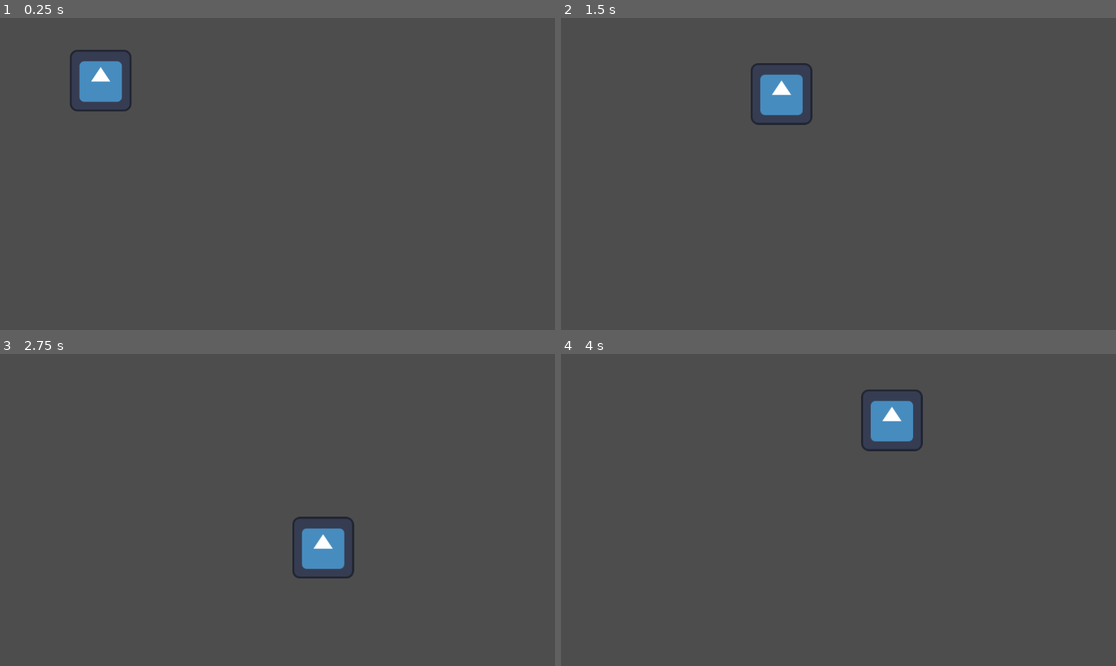
Above: before the commit, frames 1-4 (two rows, left to right).
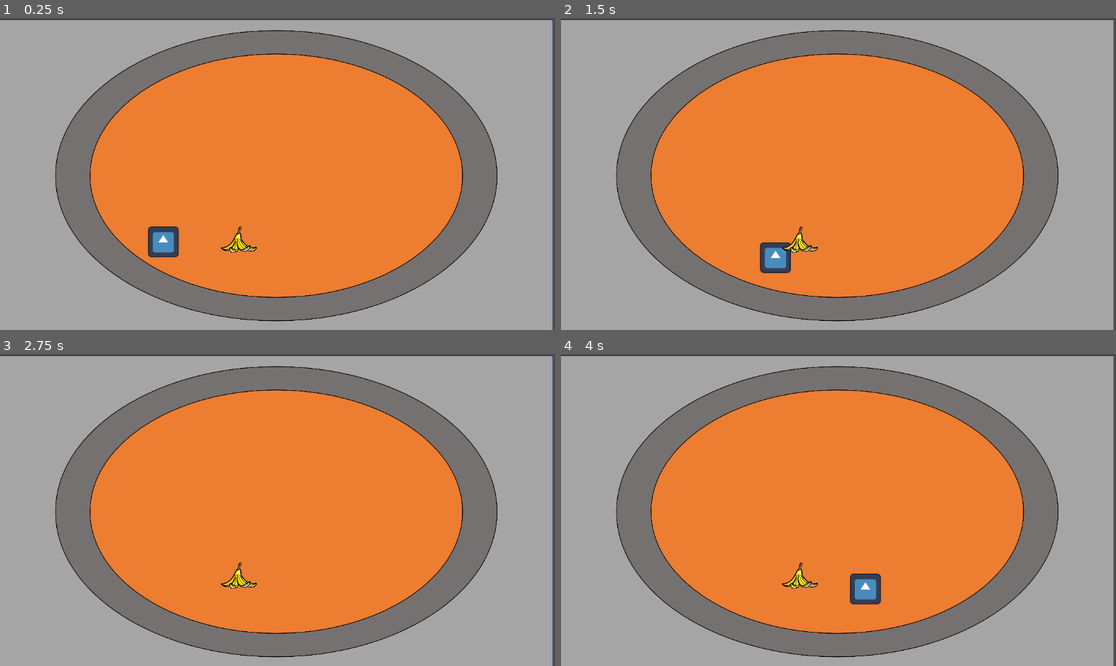
Above: after the commit, the same moments.

Repository: enunezs/GlobalGameJam2024
Game: Godot game, scene res://scenario.tscn
The game is run twice, just before and just after one commit, with the same random seed, the same clock (stepped at 60 frames per second) and the same inputs. The engine's default icon, where the game draws it, is replaced by a stand-in: a white triangle on a blue panel in a dark square.
Inputs (mouse positions are in pixels of both pictures, inside the frame that each line leads up to):
- Up to frame 1 (0.25 s): no input
- Up to frame 2 (1.5 s): tap Enter at 0.5 s; move the mouse to (960, 158) at 0.52 s; hold Right (move_right) 0.53-1.28 s; click (960, 158) at 0.6 s; move the mouse to (727, 189) at 1.27 s; hold Down (move_down) from 1.28 s (still down); click (727, 189) at 1.35 s
- Up to frame 3 (2.75 s): move the mouse to (333, 441) at 2.02 s; release Down (move_down) at 2.03 s; hold Right (move_right) from 2.03 s (still down); click (333, 441) at 2.1 s
- Up to frame 4 (4 s): move the mouse to (810, 572) at 2.77 s; release Right (move_right) at 2.78 s; hold Up (move_up) 2.78-3.53 s; click (810, 572) at 2.85 s; move the mouse to (1005, 556) at 3.52 s; hold Left (move_left) from 3.53 s (still down); click (1005, 556) at 3.6 s

The runs differ from the first frame. In frame 1, 99% of the frame differs, in the area x 0-100%, y 0-100%; in frame 2, 99%; in frame 3, 99%; in frame 4, 99%.
Error after the commit: Invalid access to property or key 'can_pick' on a base object of type 'CharacterBody2D (CharacterBody2D.gd)'. (res://Node2D.gd:18)

Commit message:
pick objects code (needs to be migrated to player)
added background
added object
added pick code (needs to be fixed)

Diff:
--- /dev/null
+++ b/CharacterBody2D.gd
@@ -0,0 +1,42 @@
+extends CharacterBody2D
+
+
+@export var FRICTION = 500
+@export var MAX_SPEED = 300
+@export var ACCELERATION = 1500
+
+@onready var axis = Vector2.ZERO
+
+var can_pick = true
+
+func _physics_process(delta):
+	move(delta)
+
+
+
+func get_input_axis():
+
+	axis.x = int(Input.is_action_pressed("move_right")) - int(Input.is_action_pressed("move_left"))
+	axis.y = int(Input.is_action_pressed("move_down")) - int(Input.is_action_pressed("move_up"))
+	return axis.normalized()
+
+func move(delta):
+
+	axis = get_input_axis()
+	if axis == Vector2.ZERO:
+		apply_friction(FRICTION * delta)
+
+	else:
+		apply_movement(axis * ACCELERATION * delta)
+
+	move_and_slide()
+
+func apply_friction(amount):
+	if velocity.length() > amount:
+		velocity -= velocity.normalized() * amount
+	else:
+		velocity = Vector2.ZERO
+
+func apply_movement(accel):
+	velocity += accel
+	velocity = velocity.limit_length(MAX_SPEED)
--- /dev/null
+++ b/Items/banana.tscn
@@ -0,0 +1,31 @@
+[gd_scene load_steps=5 format=3 uid="uid://dccmqlsjva73h"]
+
+[ext_resource type="Script" path="res://Node2D.gd" id="1_rqrue"]
+[ext_resource type="Texture2D" uid="uid://bv0okeb42r02w" path="res://Items/Assets/banana_peel.png" id="2_ggeik"]
+
+[sub_resource type="CircleShape2D" id="CircleShape2D_ktb51"]
+radius = 182.011
+
+[sub_resource type="CircleShape2D" id="CircleShape2D_byl1j"]
+radius = 150.0
+
+[node name="Node2D" type="RigidBody2D"]
+scale = Vector2(0.1, 0.1)
+gravity_scale = 0.0
+script = ExtResource("1_rqrue")
+
+[node name="Sprite2D" type="Sprite2D" parent="."]
+scale = Vector2(0.1, 0.1)
+texture = ExtResource("2_ggeik")
+
+[node name="Area2D" type="Area2D" parent="."]
+
+[node name="CollisionShape2D" type="CollisionShape2D" parent="Area2D"]
+position = Vector2(0, 1.90735e-06)
+scale = Vector2(0.1, 0.1)
+shape = SubResource("CircleShape2D_ktb51")
+
+[node name="CollisionShape2D" type="CollisionShape2D" parent="."]
+position = Vector2(0, 1.90735e-06)
+scale = Vector2(0.1, 0.1)
+shape = SubResource("CircleShape2D_byl1j")
--- /dev/null
+++ b/Node2D.gd
@@ -0,0 +1,27 @@
+extends RigidBody2D
+
+var picked = false
+# Called when the node enters the scene tree for the first time.
+func _ready():
+	pass # Replace with function body.
+
+
+func _physics_process(delta):
+	if picked:
+		self.position = get_node("/Marker2D").global_position
+
+func _input(event):
+	if Input.is_action_just_pressed("pick_object"):
+		if not picked:
+			var bodies = $Area2D.get_overlapping_bodies()
+			for body in bodies:
+				if body.name == "CharacterBody2D" and get_node("../CharacterBody2D").can_pick:
+					picked = true
+					get_node("../CharacterBody2D").can_pick = false
+		else:
+			picked = false
+			get_node("../CharacterBody2D").can_pick = true
+			if get_node("../CharacterBody2D").sprite.flip_h == false:
+				apply_impulse(Vector2(), Vector2(90, 0))
+			else:
+				apply_impulse(Vector2(), Vector2(-90, 0))
--- /dev/null
+++ b/character_body_2d.tscn
@@ -0,0 +1,23 @@
+[gd_scene load_steps=4 format=3 uid="uid://cwqkxnj1ajr43"]
+
+[ext_resource type="Script" path="res://CharacterBody2D.gd" id="1_au0es"]
+[ext_resource type="Texture2D" uid="uid://ct72stj7nl8gt" path="res://icon.svg" id="2_laqol"]
+
+[sub_resource type="CapsuleShape2D" id="CapsuleShape2D_axuq2"]
+radius = 72.0
+height = 144.0
+
+[node name="CharacterBody2D" type="CharacterBody2D"]
+scale = Vector2(0.5, 0.5)
+script = ExtResource("1_au0es")
+
+[node name="Sprite2D" type="Sprite2D" parent="."]
+scale = Vector2(0.5, 0.5)
+texture = ExtResource("2_laqol")
+
+[node name="CollisionShape2D" type="CollisionShape2D" parent="."]
+scale = Vector2(0.5, 0.5)
+shape = SubResource("CapsuleShape2D_axuq2")
+
+[node name="ObjectPosition" type="Marker2D" parent="."]
+position = Vector2(0, -36)
--- a/project.godot
+++ b/project.godot
@@ -37,3 +37,15 @@
 "events": [Object(InputEventKey,"resource_local_to_scene":false,"resource_name":"","device":-1,"window_id":0,"alt_press …(182 unchanged characters)…
 ]
 }
+pick_object={
+"deadzone": 0.5,
+"events": [Object(InputEventMouseButton,"resource_local_to_scene":false,"resource_name":"","device":-1,"window_id":0,"alt_pressed":false,"shift_pressed":false,"ctrl_pressed":false,"meta_pressed":false,"button_mask":1,"position":Vector2(206, 11),"global_position":Vector2(210, 52),"factor":1.0,"button_index":1,"canceled":false,"pressed":true,"double_click":false,"script":null)
+, Object(InputEventKey,"resource_local_to_scene":false,"resource_name":"","device":-1,"window_id":0,"alt_pressed":false,"shift_pressed":false,"ctrl_pressed":false,"meta_pressed":false,"pressed":false,"keycode":0,"physical_keycode":32,"key_label":0,"unicode":32,"echo":false,"script":null)
+]
+}
+
+[layer_names]
+
+2d_physics/layer_1="Player"
+2d_physics/layer_2="Object"
+2d_physics/layer_3="Enemy"
--- a/scenario.tscn
+++ b/scenario.tscn
@@ -1,17 +1,23 @@
-[gd_scene load_steps=2 format=3 uid="uid://bdruj37nppf2s"]
+[gd_scene load_steps=4 format=3 uid="uid://bdruj37nppf2s"]
 
+[ext_resource type="Texture2D" uid="uid://d3fiaiehupgu4" path="res://Character/Assets/temporary_background.png" id="1_cy0nb"]
 [ext_resource type="PackedScene" uid="uid://736jrfei3td6" path="res://Character/character_body_2d.tscn" id="1_gvg3c"]
+[ext_resource type="PackedScene" uid="uid://dccmqlsjva73h" path="res://Items/banana.tscn" id="3_mc6hf"]
 
 [node name="Node2D" type="Node2D"]
 
-[node name="CharacterBody2D" parent="." instance=ExtResource("1_gvg3c")]
-position = Vector2(209, 130)
+[node name="Sprite2D" type="Sprite2D" parent="."]
+position = Vector2(573.5, 327.5)
+scale = Vector2(0.26084, 0.261694)
+texture = ExtResource("1_cy0nb")
 
 [node name="StaticBody2D" type="StaticBody2D" parent="."]
 
-[node name="CollisionPolygon2D" type="CollisionPolygon2D" parent="StaticBody2D"]
-polygon = PackedVector2Array(826, 620, 1070, 618, 1051, 370, 995, 468, 1017, 526)
+[node name="CollisionPolygon2D" type="Area2D" parent="StaticBody2D"]
 
-[node name="CharacterBody2D2" type="CharacterBody2D" parent="."]
+[node name="CharacterBody2D" parent="." instance=ExtResource("1_gvg3c")]
+position = Vector2(339, 465)
+scale = Vector2(0.5, 0.5)
 
-[node name="Sprite2D" type="Sprite2D" parent="CharacterBody2D2"]
+[node name="Node2D" parent="." instance=ExtResource("3_mc6hf")]
+position = Vector2(496, 460)
Binary file added: Character/Assets/temporary_background.png
Not shown, added: Character/Assets/temporary_background.png.import
Binary file added: Items/Assets/banana.png
Not shown, added: Items/Assets/banana.png.import
Binary file added: Items/Assets/banana_peel.png
Not shown, added: Items/Assets/banana_peel.png.import
